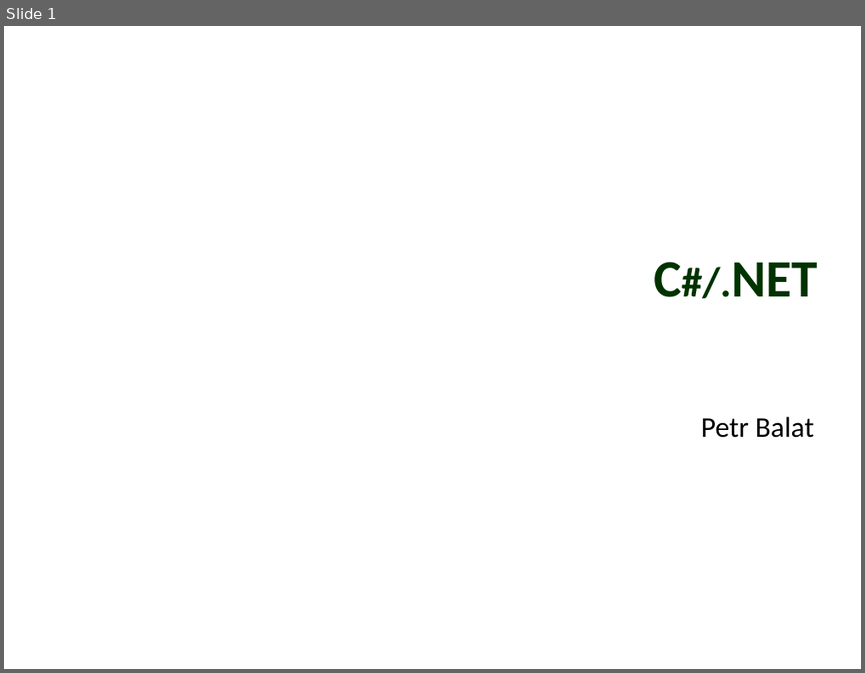
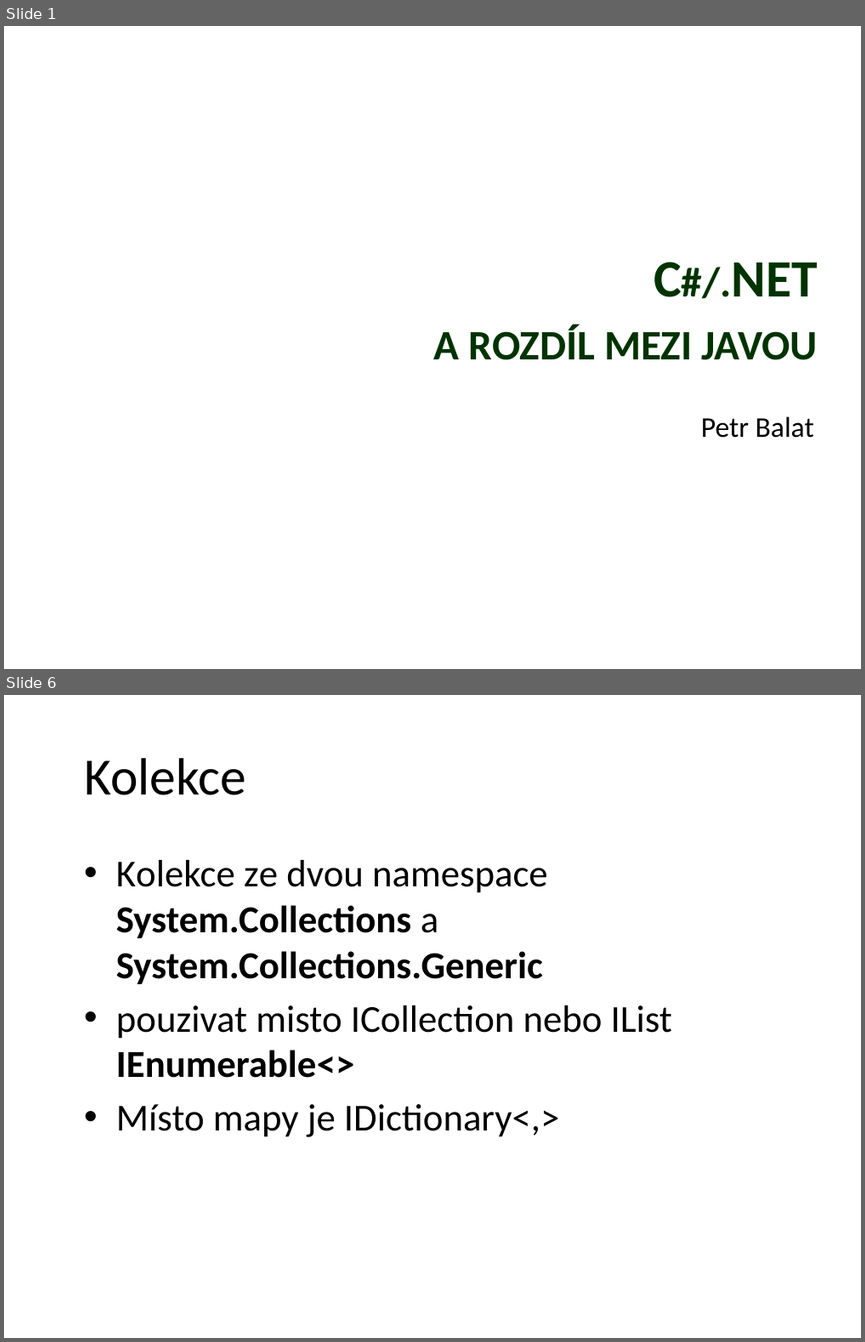
Before and after one commit to petrbalat/Skoleni-Csharp-NET, a slide deck: prezentace.pptx. Shown one above the other, each under a label of ours: slide 1 before the commit, slides 1 and 6 after it; the slides between them are not shown. The pictures are 865x673 and 865x1342 pixels, drawn with LibreOffice and Linux fonts; fonts in the diff are those of the drawing; background and template pictures are left out. Boxes give left, top, right and bottom in pixels: in the first picture for what was removed or moved away, otherwise in the second. Text is boxed around its words. In the diff, an @@ line names an element or a change of style, - is before the commit and + after.

```diff
--- a/prezentace.pptx
+++ b/prezentace.pptx
@@ slide 6 added at (4,695,861,1338), background picture (left out) @@
@@ title added at (84,758,246,795), 44 pt, text #000000 @@
+Kolekce
@@ text added at (116,860,672,1137), 32 pt, text #000000 @@
+• Kolekce ze dvou namespace System.Collections a System.Collections.Generic
+• pouzivat misto ICollection nebo IList IEnumerable<>
+• Místo mapy je IDictionary<,>
@@ slide 1 changed as well @@
@@ title at (434,261,817,360): text changed @@
-C#/.NET
+C#/.NET
+a rozdíl mezi javou
```
Also in this commit, not shown: 8 other slides added, 4 slides removed, 5 other files.
